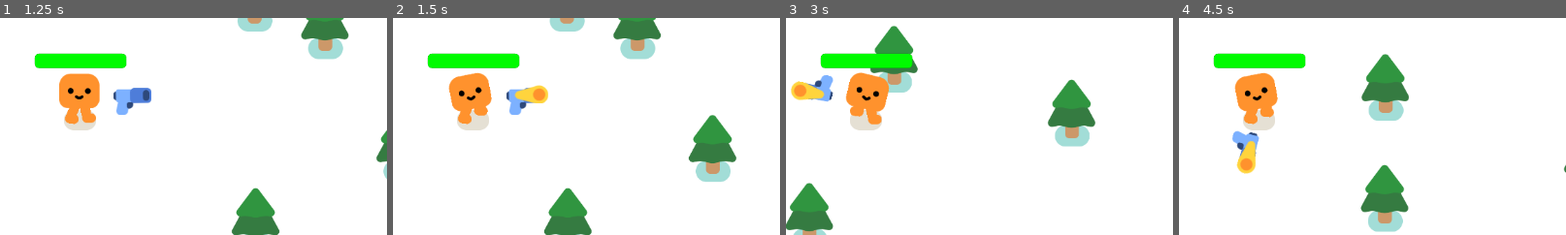
Above: before the commit, frames 1-4 (left to right).
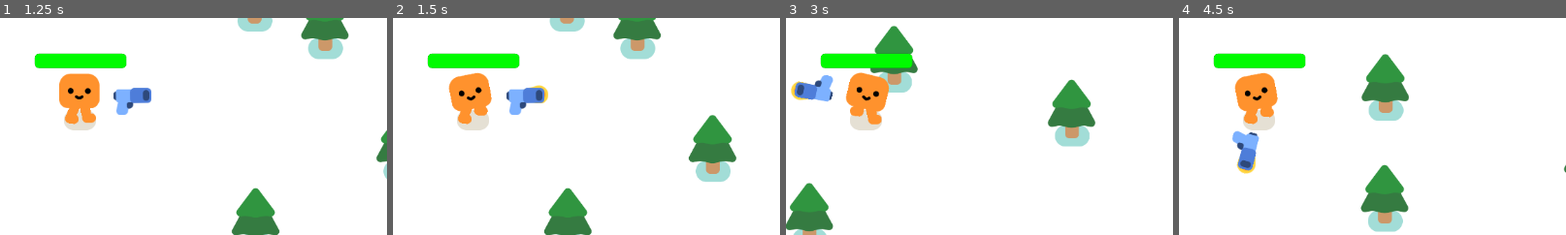
Above: after the commit, the same moments.

Repository: Elie-rgb/Sprint-Build
Game: Godot game, scene res://main_menu.tscn
Two runs of this game, one before a commit and one after it. Both use one fixed random seed, a clock stepped at 60 frames per second and the inputs below.
Inputs:
- Up to frame 1 (1.25 s): click "Start Game" at 0.5 s
- Up to frame 2 (1.5 s): hold D (move_right) from 1.28 s (still down)
- Up to frame 3 (3 s): release D (move_right) at 2.03 s; hold S (move_down) 2.03-2.78 s; hold D (move_right) from 2.78 s (still down)
- Up to frame 4 (4.5 s): release D (move_right) at 3.53 s; hold W (move_up) 3.53-4.28 s; hold A (move_left) from 4.28 s (still down)
The pictures show only the part of the screen within x 40-90%, y 27-76%; the shares and areas given below are measured in that part.

Frame 1 is identical in both runs. In frame 2, 0.5% of the frame differs, in the area x 31-40%, y 32-40%; in frame 3, 0.5%, in the area x 2-11%, y 29-38%; in frame 4, 0.5%.

Commit message:
init
finally finished v1 of this game, hopefully we can scale this over time

Diff:
--- /dev/null
+++ b/audiocontroller.gd
@@ -0,0 +1,28 @@
+extends Node2D
+
+@export var mute: bool = false
+
+func _ready():
+	if not mute:
+		play_music()
+
+func play_menu():
+	if not mute:
+		$menu.play()
+
+func play_music():
+	if not mute:
+		$bg_music.play()
+
+func play_walk() -> void:
+	if not mute:
+		$walk.play()
+
+func play_mobdead() -> void:
+	if not mute:
+		$mobdead.play()
+
+func play_end_level() -> void:
+	if not mute:
+		$Music.stop()
+		$endLevel.play()
--- /dev/null
+++ b/audiocontroller.tscn
@@ -0,0 +1,27 @@
+[gd_scene format=3 uid="uid://bb8b63nw6bjm1"]
+
+[ext_resource type="AudioStream" uid="uid://17hyaca6tn2m" path="res://Retro Music Loop - PV8 - NES Style 01.wav" id="1_63xql"]
+[ext_resource type="Script" uid="uid://c5eu1afi5c17a" path="res://audiocontroller.gd" id="1_706l2"]
+[ext_resource type="AudioStream" uid="uid://btnqi5nh5fe2i" path="res://Retro Music - WolfSynth - Tempo Normal - 02.wav" id="2_706l2"]
+[ext_resource type="AudioStream" uid="uid://cjlhcdrp1bqdc" path="res://digital_footstep_grass_3.wav" id="3_hcyaj"]
+[ext_resource type="AudioStream" uid="uid://duofdvig6ugh2" path="res://Retro Gun Laser SingleShot 01.wav" id="4_tp4pc"]
+[ext_resource type="AudioStream" uid="uid://dbgk4m86y5n0w" path="res://Retro Success Melody 04 - electric piano 2.wav" id="5_sbhsl"]
+
+[node name="audiocontroller" type="Node2D" unique_id=1880929421]
+script = ExtResource("1_706l2")
+
+[node name="menu" type="AudioStreamPlayer" parent="." unique_id=622813960]
+stream = ExtResource("1_63xql")
+
+[node name="bg_music" type="AudioStreamPlayer" parent="." unique_id=1555247215]
+stream = ExtResource("2_706l2")
+volume_db = -9.68
+
+[node name="walk" type="AudioStreamPlayer" parent="." unique_id=1383319353]
+stream = ExtResource("3_hcyaj")
+
+[node name="mobdead" type="AudioStreamPlayer" parent="." unique_id=2089468561]
+stream = ExtResource("4_tp4pc")
+
+[node name="endlevel" type="AudioStreamPlayer" parent="." unique_id=624573728]
+stream = ExtResource("5_sbhsl")
--- a/mob.gd
+++ b/mob.gd
@@ -17,6 +17,7 @@
 func take_damage():
 	health -=1
 	%Slime.play_hurt()
+	Audiocontroller.play_mobdead()
 
 	if health == 0:
 		queue_free()
--- a/project.godot
+++ b/project.godot
@@ -14,6 +14,10 @@
 run/main_scene="uid://r6v4jj7whjk5"
 config/features=PackedStringArray("4.6", "Forward Plus")
 config/icon="res://icon.svg"
+
+[autoload]
+
+Audiocontroller="*uid://bb8b63nw6bjm1"
 
 [input]
 
Not shown, added: Retro Gun Laser SingleShot 01.wav.import
Not shown, added: Retro Music - WolfSynth - Tempo Normal - 02.wav.import
Not shown, added: Retro Music Loop - PV8 - NES Style 01.wav.import
Not shown, added: Retro Success Melody 04 - electric piano 2.wav.import
Not shown, added: any_audio_manager_main-main/any_audio_manager_main-main/addons/any_audio_manager/AudioManager.tscn
Binary file added: any_audio_manager_main-main/any_audio_manager_main-main/addons/any_audio_manager/Images/Screenshots/Screenshot 1.png
Not shown, added: any_audio_manager_main-main/any_audio_manager_main-main/addons/any_audio_manager/Images/Screenshots/Screenshot 1.png.import
Binary file added: any_audio_manager_main-main/any_audio_manager_main-main/addons/any_audio_manager/Images/Screenshots/Screenshot 2.png
Not shown, added: any_audio_manager_main-main/any_audio_manager_main-main/addons/any_audio_manager/Images/Screenshots/Screenshot 2.png.import
Binary file added: any_audio_manager_main-main/any_audio_manager_main-main/addons/any_audio_manager/Images/Screenshots/Screenshot 3.png
Not shown, added: any_audio_manager_main-main/any_audio_manager_main-main/addons/any_audio_manager/Images/Screenshots/Screenshot 3.png.import
Binary file added: any_audio_manager_main-main/any_audio_manager_main-main/addons/any_audio_manager/Images/Screenshots/Screenshot 4.png
(and 31 more such lines)
